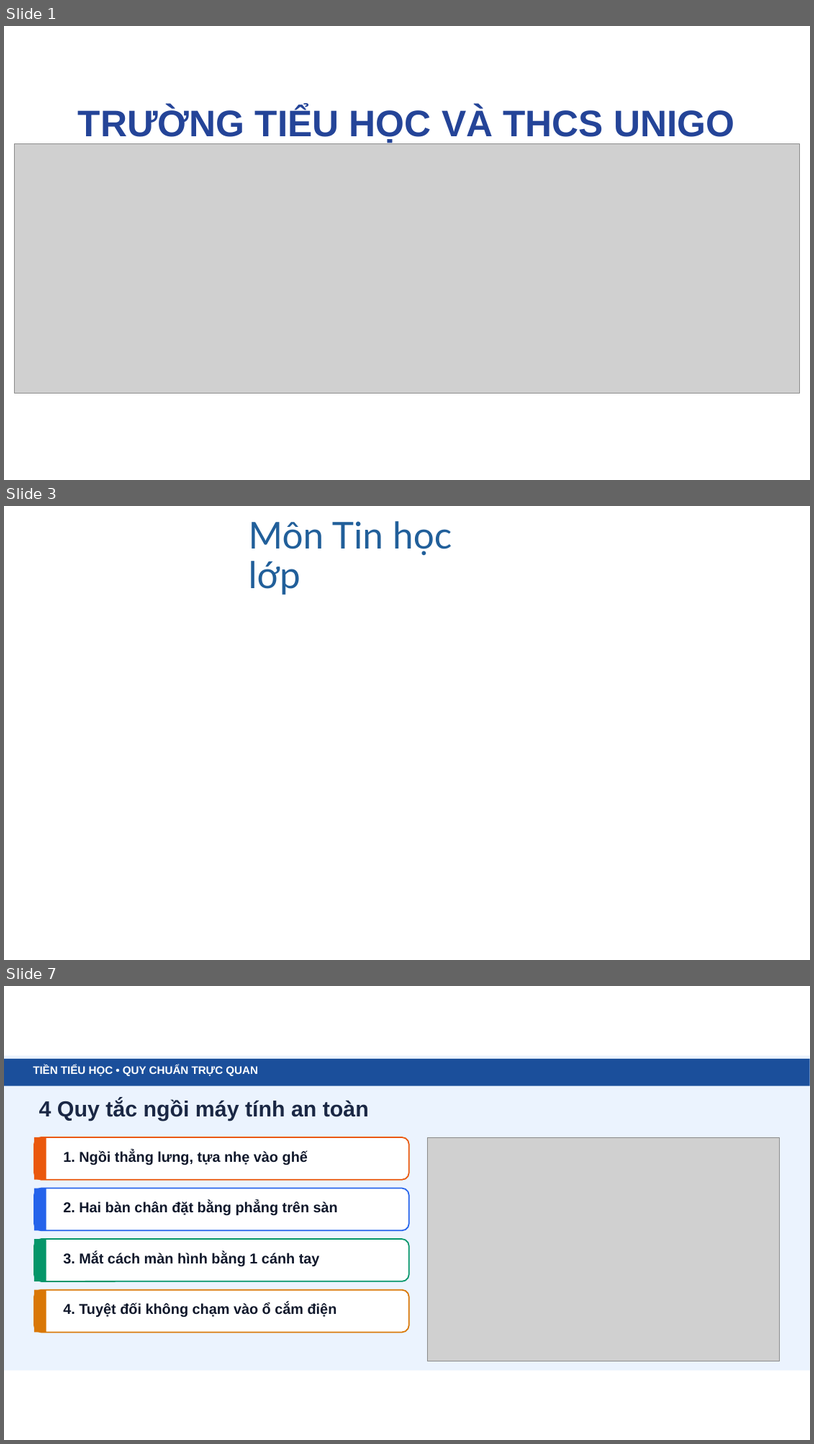
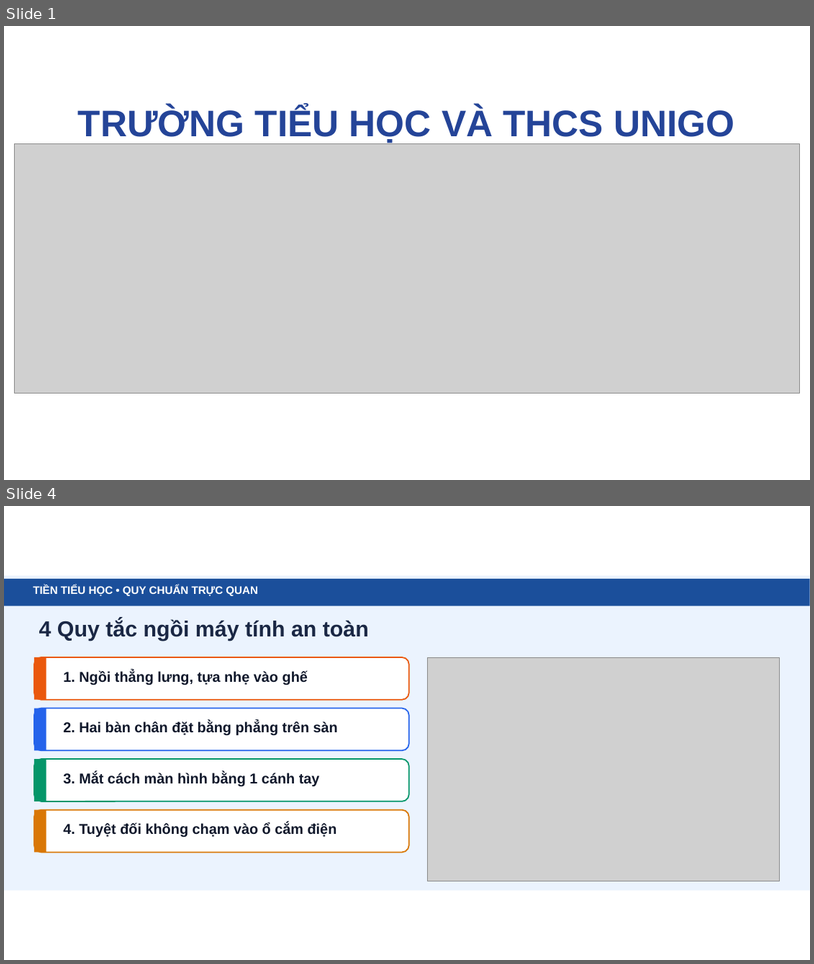
Before and after one commit to dinhnguyenhnue/UNIGO, a slide deck: KHBD_Tin_học/Tiền_tiểu_học/Tuần_04/Slide_Tin_hoc_Tiền_tiểu_học_Tiet03_Em_ngoi_may_tinh_an_toan.pptx. Shown one above the other, each under a label of ours: slides 1, 3 and 7 before the commit, slides 1 and 4 after it; the slides between them are not shown. The pictures are 814x1444 and 814x964 pixels, drawn with LibreOffice and Linux fonts; fonts in the diff are those of the drawing; grey boxes stand for pictures; background and template pictures are left out. Boxes give left, top, right and bottom in pixels: in the first picture for what was removed or moved away, otherwise in the second. Text is boxed around its words. In the diff, an @@ line names an element or a change of style, - is before the commit and + after.

```diff
--- a/KHBD_Tin_học/Tiền_tiểu_học/Tuần_04/Slide_Tin_hoc_Tiền_tiểu_học_Tiet03_Em_ngoi_may_tinh_an_toan.pptx
+++ b/KHBD_Tin_học/Tiền_tiểu_học/Tuần_04/Slide_Tin_hoc_Tiền_tiểu_học_Tiet03_Em_ngoi_may_tinh_an_toan.pptx
@@ slide 3 removed at [4,506,810,960], background #FFFFFF @@
@@ title removed at [249,521,452,595] @@
-Môn Tin học lớp
@@ what was slide 7 is now slide 4 @@
```
Also in this commit, not shown: 2 slides changed, 2 other slides removed, 8 other files.
